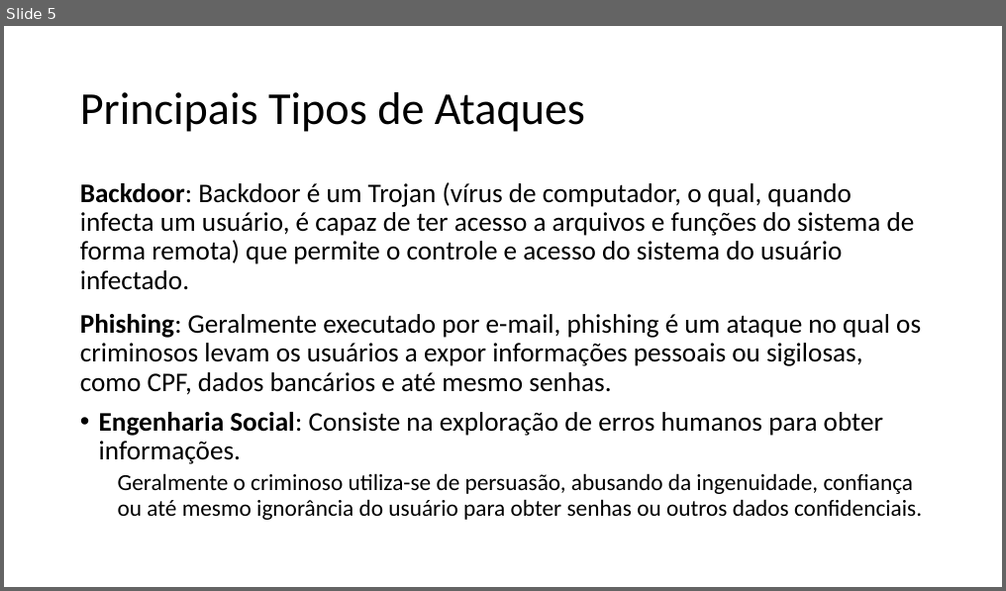
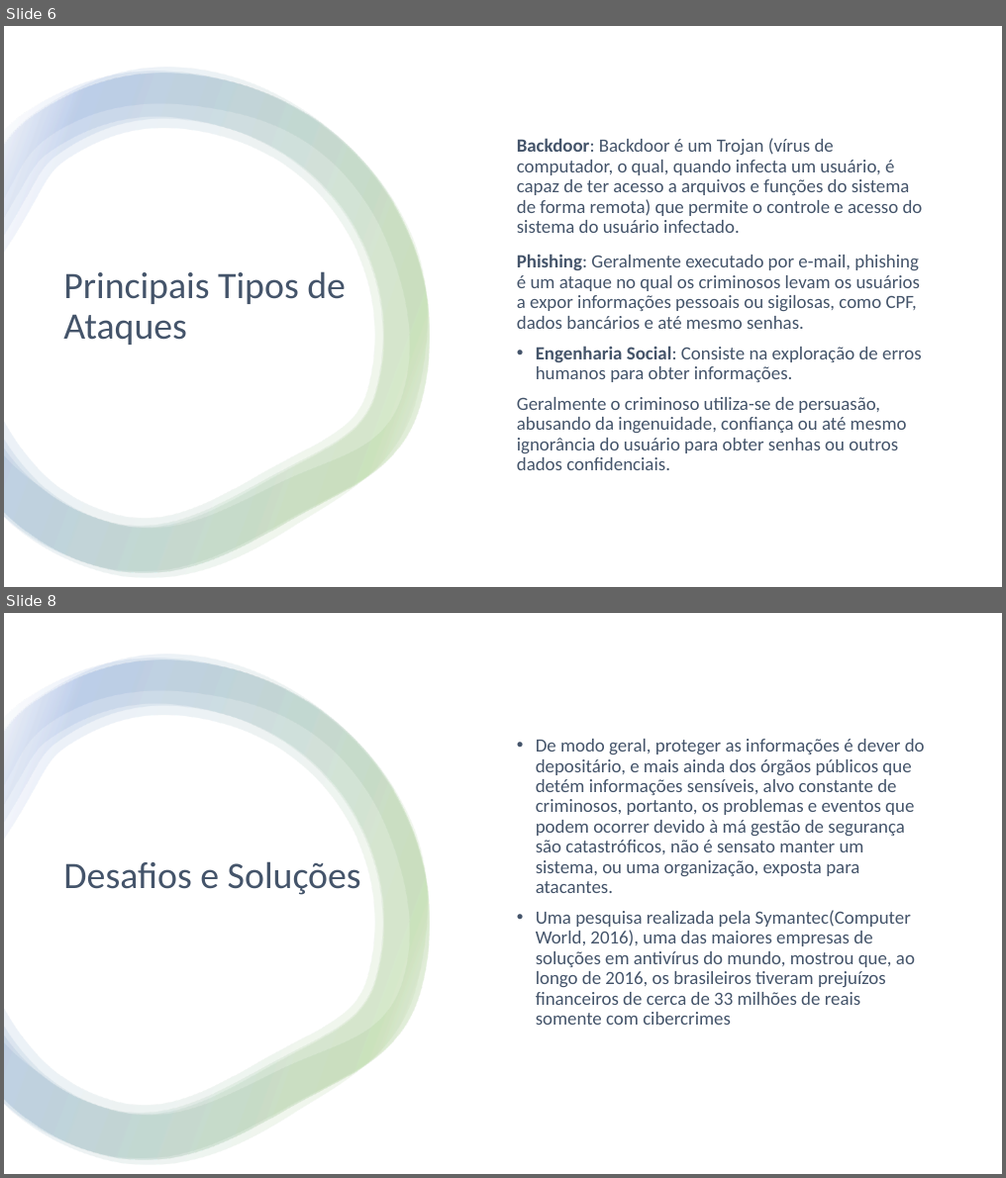
Before and after one commit to Material-IFSP/MPC-4, a slide deck: Apresentação.pptx. Shown one above the other, each under a label of ours: slide 5 before the commit, slides 6 and 8 after it; the slides between them are not shown. The pictures are 1006x591 and 1006x1178 pixels, drawn with LibreOffice and Linux fonts; fonts in the diff are those of the drawing. Boxes give left, top, right and bottom in pixels: in the first picture for what was removed or moved away, otherwise in the second. Text is boxed around its words. In the diff, an @@ line names an element or a change of style, - is before the commit and + after.

```diff
--- a/Apresentação.pptx
+++ b/Apresentação.pptx
@@ slide 8 added at bbox=[4, 613, 1002, 1174], background #FFFFFF @@
@@ rectangle added at bbox=[4, 613, 1002, 1174], fill #FFFFFF @@
@@ group added at bbox=[4, 655, 430, 1165]: 4 freeform shapes @@
@@ text added at bbox=[536, 739, 925, 1025], 18 pt, text #44546A @@
+• De modo geral, proteger as informações é dever do depositário, e mais ainda dos órgãos públicos que detém informações sensíveis, alvo constante de criminosos, portanto, os problemas e eventos que podem ocorrer devido à má gestão de segurança são catastróficos, não é sensato manter um sistema, ou uma organização, exposta para atacantes.
+• Uma pesquisa realizada pela Symantec(Computer World, 2016), uma das maiores empresas de soluções em antivírus do mundo, mostrou que, ao longo de 2016, os brasileiros tiveram prejuízos financeiros de cerca de 33 milhões de reais somente com cibercrimes
@@ title added at bbox=[63, 861, 361, 895], 36 pt, text #44546A @@
+Desafios e Soluções
@@ what was slide 5 is now slide 6 @@
@@ slide 6 changed as well @@
@@ rectangle added at bbox=[4, 26, 1002, 587], fill #FFFFFF @@
@@ group added at bbox=[4, 68, 430, 578]: 4 freeform shapes @@
@@ text "Backdoor: Backdoor é um Trojan ...": place and size @@
-text "Backdoor: Backdoor é um Trojan ..." at bbox=[80, 182, 922, 520]
+text "Backdoor: Backdoor é um Trojan ..." at bbox=[517, 138, 923, 471]
@@ text "Backdoor: Backdoor é um Trojan ..." at bbox=[517, 138, 923, 471]: size 25.9 to 18 pt in "Backdoor: Backdoor é um Trojan (vírus de ..."; text colour #000000 to #44546A; size 22.2 to 18 pt in "Geralmente o criminoso utiliza-se de persuasão, abusando ..."; list level 2 to 1 in "Geralmente o criminoso utiliza-se de ..."; vertical alignment top to middle @@
@@ title "Principais Tipos de Ataques": place and size @@
-title "Principais Tipos de Ataques" at bbox=[80, 92, 585, 132]
+title "Principais Tipos de Ataques" at bbox=[63, 272, 346, 345]
@@ title "Principais Tipos de Ataques" at bbox=[63, 272, 346, 345]: size 44 to 36 pt, text colour #000000 to #44546A @@
```
Also in this commit, not shown: 5 other slides changed, 15 other slides added, 6 slides removed.
